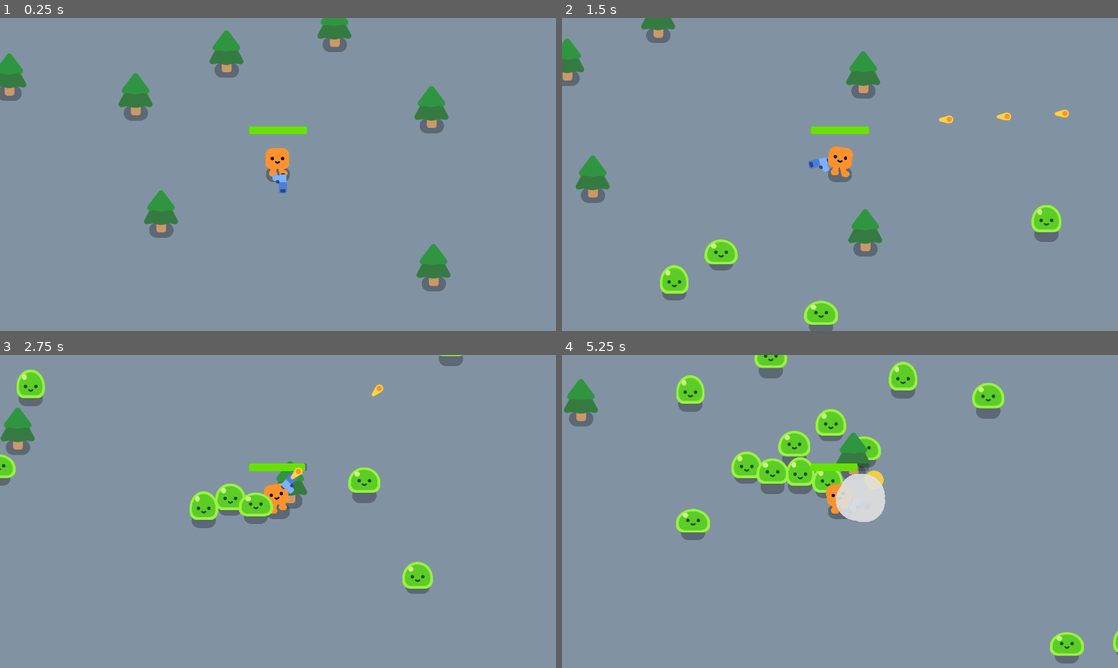
Above: before the commit, frames 1-4 (two rows, left to right).
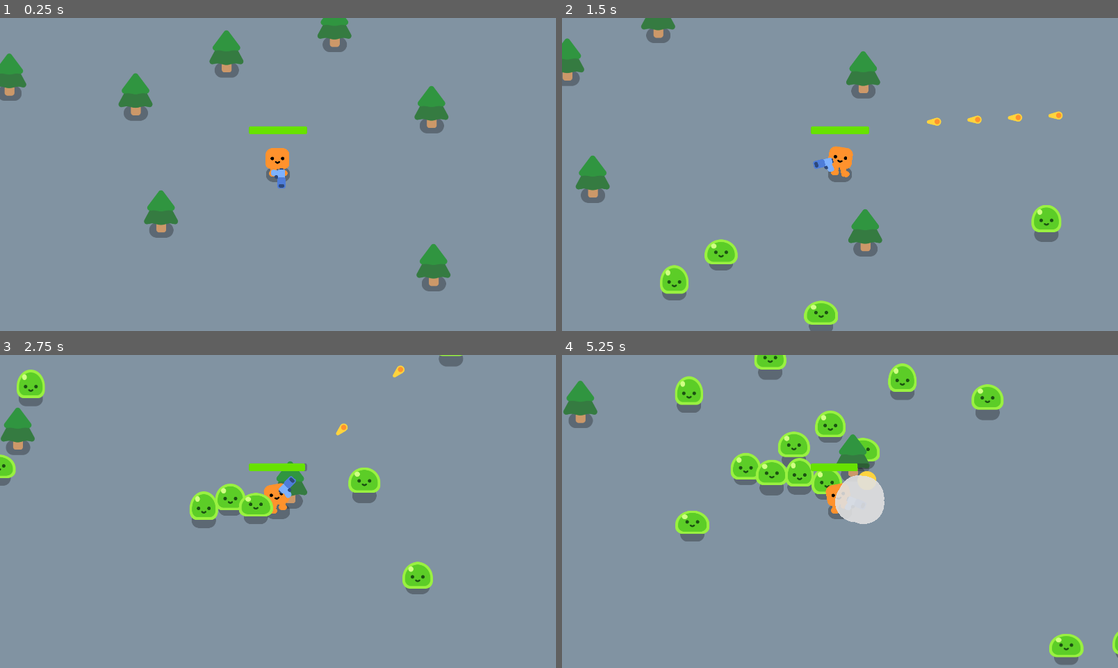
Above: after the commit, the same moments.

Repository: Technostalgic/csci4140-hw2
Game: Godot game, scene res://Game.tscn
Same seed, same stepped clock (60 frames per second), same inputs: the game is played once before the commit and once after it.
Inputs (mouse positions are in pixels of both pictures, inside the frame that each line leads up to):
- Up to frame 1 (0.25 s): no input
- Up to frame 2 (1.5 s): tap Enter at 0.5 s; move the mouse to (962, 158) at 0.52 s; press the mouse at (962, 158) at 0.53 s; hold D (move_right) 0.53-1.28 s; move the mouse to (728, 190) at 1.27 s; release the mouse at (728, 190) at 1.28 s; hold S (move_down) from 1.28 s (still down); click (728, 190) at 1.35 s
- Up to frame 3 (2.75 s): move the mouse to (333, 442) at 2.02 s; release S (move_down) at 2.03 s; press the mouse at (333, 442) at 2.03 s; hold D (move_right) from 2.03 s (still down)
- Up to frame 4 (5.25 s): move the mouse to (812, 574) at 2.77 s; release D (move_right) at 2.78 s; release the mouse at (812, 574) at 2.78 s; hold W (move_up) 2.78-3.53 s; click (812, 574) at 2.85 s; move the mouse to (1006, 558) at 3.52 s; press the mouse at (1006, 558) at 3.53 s; hold A (move_left) 3.53-5.03 s; move the mouse to (673, 464) at 4.27 s; release the mouse at (673, 464) at 4.28 s; click (673, 464) at 4.35 s; move the mouse to (867, 511) at 5.02 s; press the mouse at (867, 511) at 5.03 s; hold S (move_down) from 5.03 s (still down)

The runs differ from the first frame. In frame 1, 0.1% of the frame differs, in the area x 48-52%, y 48-56%; in frame 2, 0.4%; in frame 3, 0.4%; in frame 4, 2.4%, in the area x 0-100%, y 0-99%.

Commit message:
Implement change #2: in hero script - define walking and idle firerate, get reference to gun, change firerate based on movement; in gun script - define firerate variable, set firerate to time when restarting weapon timer

Diff:
--- a/characters/hero.gd
+++ b/characters/hero.gd
@@ -5,8 +5,11 @@
 
 @export var hurtbox: Area2D = null
 @export var health_bar: ProgressBar = null
+@export var gun: Gun = null
 @export var happy_boo: Node2D = null
 @export var movement_speed: float = 600
+var idle_firerate: float = 0.05
+var moving_firerate: float = 0.2
 var health: float = 100
 
 func _physics_process(delta: float) -> void:
@@ -23,6 +26,12 @@
 	velocity = movement * movement_speed
 	move_and_slide()
 	handle_animation()
+
+	# handle firerate changing
+	if velocity.length_squared() > 1:
+		gun.fire_rate = moving_firerate
+	else:
+		gun.fire_rate = idle_firerate
 
 	# handle damage from mobs
 	var bodies = hurtbox.get_overlapping_bodies()
--- a/characters/hero.tscn
+++ b/characters/hero.tscn
@@ -18,11 +18,12 @@
 corner_radius_bottom_right = 5
 corner_radius_bottom_left = 5
 
-[node name="Hero" type="CharacterBody2D" unique_id=1506529082 node_paths=PackedStringArray("hurtbox", "health_bar", "happy_boo")]
+[node name="Hero" type="CharacterBody2D" unique_id=1506529082 node_paths=PackedStringArray("hurtbox", "health_bar", "gun", "happy_boo")]
 collision_mask = 3
 script = ExtResource("1_0cirb")
 hurtbox = NodePath("Hurtbox")
 health_bar = NodePath("Healthbar")
+gun = NodePath("Gun")
 happy_boo = NodePath("HappyBoo")
 
 [node name="HappyBoo" parent="." unique_id=1091727253 instance=ExtResource("1_780bu")]
--- a/pistol/gun.gd
+++ b/pistol/gun.gd
@@ -1,7 +1,9 @@
+class_name Gun
 extends Area2D
 
 var overlapping_mobs: Array[CharacterBody2D] = []
 var ready_to_fire: bool = false
+var fire_rate: float = 0.3
 @export var projectile_spawnpoint: Marker2D = null
 @export var fire_timer: Timer = null
 @export var projectile: PackedScene = null
@@ -19,9 +21,8 @@
 	if Input.is_action_pressed("Shoot"):
 		if ready_to_fire:
 			fire()
-			fire_timer.start()
 		if fire_timer.is_stopped():
-			fire_timer.start()
+			fire_timer.start(fire_rate)
 
 	var difference: Vector2 = get_global_mouse_position() - global_position
 	var direction := atan2(difference.y, difference.x)
@@ -55,8 +56,6 @@
 	get_tree().root.add_child(bullet)
 	bullet.global_position = projectile_spawnpoint.global_position
 	bullet.global_rotation = projectile_spawnpoint.global_rotation
-	if fire_timer.is_stopped():
-		fire_timer.start()
 
 func _on_body_entered(body: Node2D) -> void:
 	if body is Mob:
--- a/pistol/gun.tscn
+++ b/pistol/gun.tscn
@@ -22,14 +22,14 @@
 autostart = true
 
 [node name="WeaponAnchor" type="Marker2D" parent="." unique_id=471340787]
-position = Vector2(55, 0)
+position = Vector2(38, 5)
 
 [node name="Pistol" type="Sprite2D" parent="WeaponAnchor" unique_id=1924386464]
 position = Vector2(18, -6)
 texture = ExtResource("1_kmld4")
 
 [node name="ProjectileSpawnpoint" type="Marker2D" parent="WeaponAnchor/Pistol" unique_id=1161980563]
-position = Vector2(25, -11)
+position = Vector2(20, -10)
 
 [node name="CollisionShape2D" type="CollisionShape2D" parent="." unique_id=1918627750]
 visible = false
